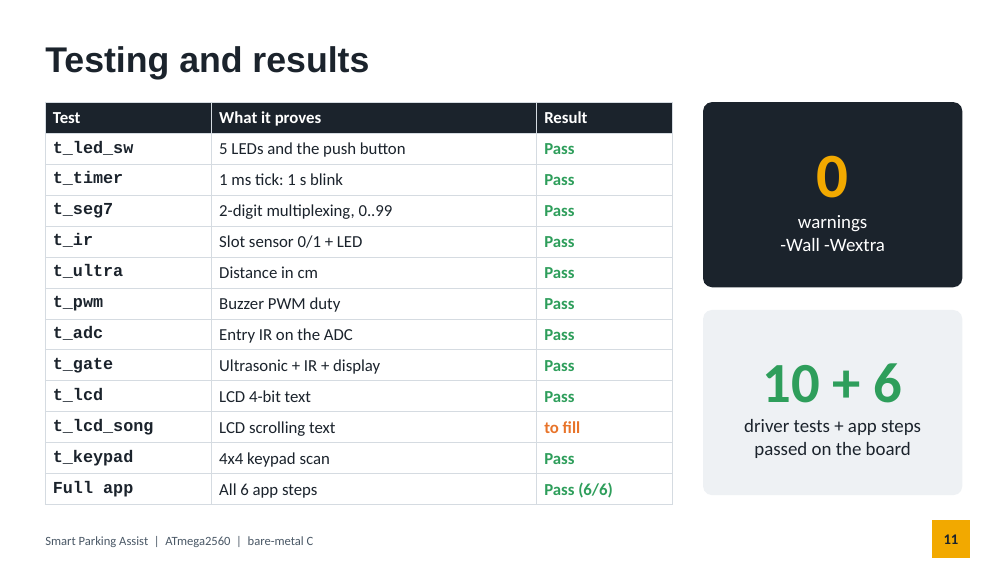
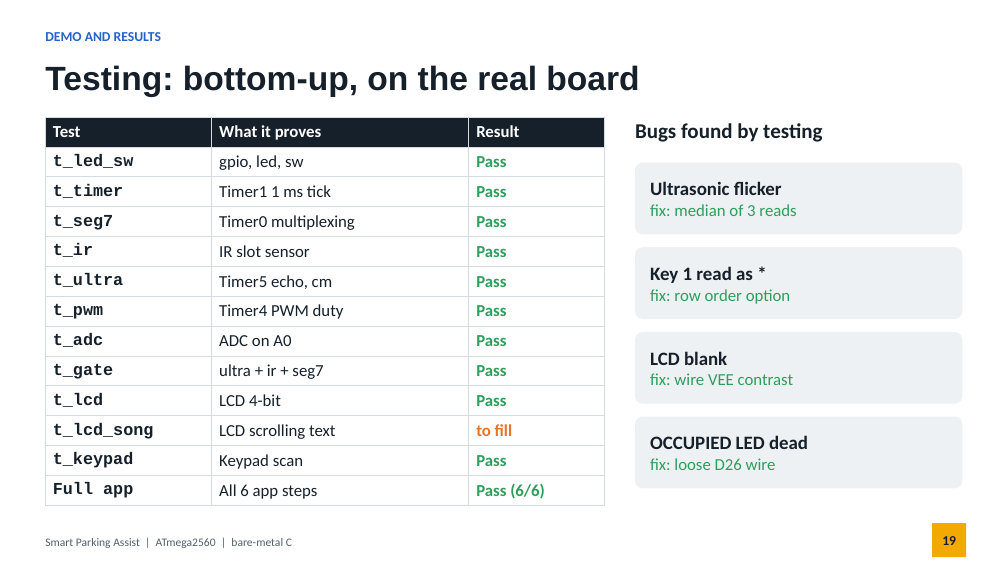
Before and after one commit to ponmudimr/atmega2560-baremetal-drivers, a slide deck: slide 19 of docs/Smart_Parking_Presentation.pptx (slide 11 before the commit). Drawn at 1008x567 pixels with LibreOffice and Linux fonts; fonts in the diff are those of the drawing. Boxes give left, top, right and bottom in pixels: in the first picture for what was removed or moved away, otherwise in the second. Text is boxed around its words. In the diff, an @@ line names an element or a change of style, - is before the commit and + after.

Commit message:
Add t_lcd_song test and update Smart Parking presentation

```diff
--- a/docs/Smart_Parking_Presentation.pptx
+++ b/docs/Smart_Parking_Presentation.pptx
@@ text at bbox=[45, 32, 161, 41]: text changed; size 34 to 13 pt; font Arial to Calibri; text colour #1B232C to #2563C9 @@
-Testing and results
+DEMO AND RESULTS
@@ title added at bbox=[45, 65, 639, 97], 32 pt, text #16202A, bold @@
+Testing: bottom-up, on the real board
@@ table at bbox=[45, 117, 605, 503] @@
-row 2, column 2: 5 LEDs and the push button
+row 2, column 2: gpio, led, sw
-row 3, column 2: 1 ms tick: 1 s blink
+row 3, column 2: Timer1 1 ms tick
-row 4, column 2: 2-digit multiplexing, 0..99
+row 4, column 2: Timer0 multiplexing
-row 5, column 2: Slot sensor 0/1 + LED
+row 5, column 2: IR slot sensor
-row 6, column 2: Distance in cm
+row 6, column 2: Timer5 echo, cm
-row 7, column 2: Buzzer PWM duty
+row 7, column 2: Timer4 PWM duty
-row 8, column 2: Entry IR on the ADC
+row 8, column 2: ADC on A0
-row 9, column 2: Ultrasonic + IR + display
+row 9, column 2: ultra + ir + seg7
-row 10, column 2: LCD 4-bit text
+row 10, column 2: LCD 4-bit
-row 12, column 2: 4x4 keypad scan
+row 12, column 2: Keypad scan
@@ fill #1B232C to #16202A in row 1 @@
@@ text colour #1B232C to #16202A in "t_led_sw", "t_timer", "t_seg7", "t_ir" and 10 more places @@
@@ table: place and size @@
-table at bbox=[45, 102, 673, 502]
+table at bbox=[45, 117, 605, 503]
@@ text added at bbox=[635, 123, 822, 142], 20 pt, text #16202A, bold @@
+Bugs found by testing
@@ rounded rectangle: place and size @@
-rounded rectangle at bbox=[703, 102, 963, 287]
+rounded rectangle at bbox=[635, 163, 963, 234]
@@ rounded rectangle at bbox=[635, 163, 963, 234]: fill #1B232C to #EEF1F4; proportions changed @@
@@ text removed at bbox=[780, 155, 885, 251] @@
-0
-warnings
--Wall -Wextra
@@ text added at bbox=[650, 181, 796, 216], 16 pt, text #2E9E5B @@
+Ultrasonic flicker
+fix: median of 3 reads
@@ rounded rectangle added at bbox=[635, 247, 963, 319], fill #EEF1F4 @@
@@ text added at bbox=[650, 266, 791, 304], 16 pt, text #2E9E5B @@
+Key 1 read as *
+fix: row order option
@@ rounded rectangle: place and size @@
-rounded rectangle at bbox=[703, 310, 963, 495]
+rounded rectangle at bbox=[635, 332, 963, 404]
@@ rounded rectangle at bbox=[635, 332, 963, 404]: proportions changed @@
@@ text added at bbox=[650, 351, 794, 385], 16 pt, text #2E9E5B @@
+LCD blank
+fix: wire VEE contrast
@@ text removed at bbox=[744, 363, 921, 458] @@
-10 + 6
-driver tests + app steps
-passed on the board
@@ rounded rectangle added at bbox=[635, 417, 963, 488], fill #EEF1F4 @@
@@ text added at bbox=[650, 435, 808, 470], 16 pt, text #2E9E5B @@
+OCCUPIED LED dead
+fix: loose D26 wire
@@ text "Smart Parking Assist | ATmega2560 ..." at bbox=[45, 538, 292, 548]: size 12 to 11 pt, text colour #4A5866 to #52606D @@
@@ rectangle: place and size @@
-rectangle at bbox=[932, 520, 970, 558]
+rectangle at bbox=[932, 523, 966, 557]
@@ page number added at bbox=[942, 536, 956, 545], 13 pt, text #16202A, bold @@
+19
@@ page number removed at bbox=[944, 534, 959, 544] @@
-11
```
Also in this commit, not shown: 8 other slides changed, 11 slides added, 3 slides removed, 2 other files.
